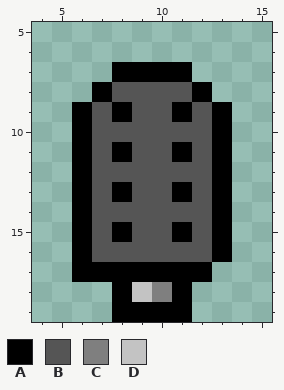
File history of a pixel-art sprite, assets/enginePushed.png. The first picture shows the starting point.
The file is 20x20 pixels. Shown: x 4..15, y 5..19.
Palette (. is transparent): A #000000  B #555555  C #7f7f7f  D #c3c3c3
Pixels before, first column x 6:
 7 ..AAAA..
 8 .ABBBBA.
 9 ABABBABA
10 ABBBBBBA
11 ABABBABA
12 ABBBBBBA
13 ABABBABA
14 ABBBBBBA
15 ABABBABA
16 ABBBBBBA
17 AAAAAAA.
18 ..ADCA..
19 ..AAAA..
And afterwards:
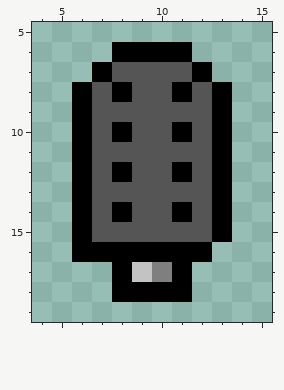
Difference:
Changed rows in their new state; - is an unchanged pixel.
first column x 6:
 6 --AAAA--
 7 -ABBBBA-
 8 ABA--ABA
 9 --B--B--
10 --A--A--
11 --B--B--
12 --A--A--
13 --B--B--
14 --A--A--
15 --B--B--
16 -AAAAAA.
17 ..-DC-.-
18 ---AA---
19 --....--
Changed places in both pictures, as pixel boxes (x1, y1, x2, y2):
changed: (72, 42, 232, 322)
